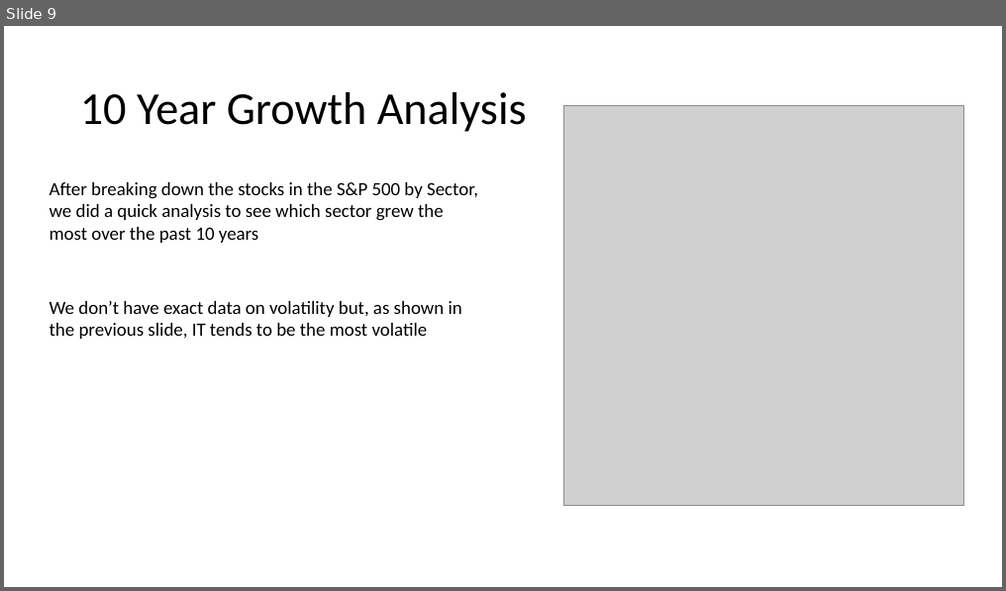
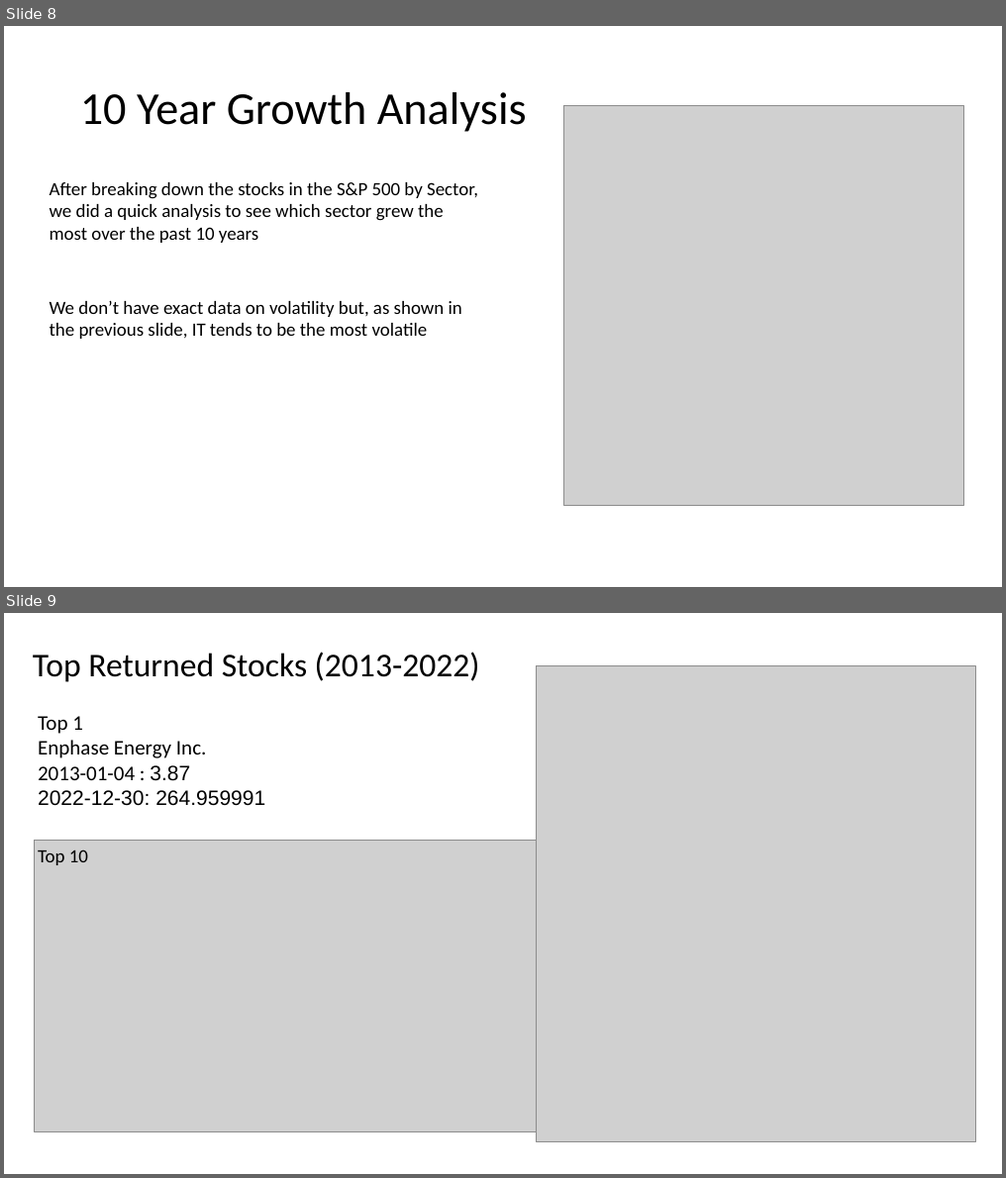
Before and after one commit to kennysiegler/first-project, a slide deck: Presentation1.pptx. Shown one above the other, each under a label of ours: slide 9 before the commit, slides 8 and 9 after it. The pictures are 1006x591 and 1006x1178 pixels, drawn with LibreOffice and Linux fonts; fonts in the diff are those of the drawing; grey boxes stand for pictures. Boxes give left, top, right and bottom in pixels: in the first picture for what was removed or moved away, otherwise in the second. Text is boxed around its words. In the diff, an @@ line names an element or a change of style, - is before the commit and + after.

```diff
--- a/Presentation1.pptx
+++ b/Presentation1.pptx
@@ slide 9 added at <box>4,613,1002,1174</box>, background #FFFFFF @@
@@ title added at <box>33,652,480,682</box>, 32 pt, text #000000 @@
+Top Returned Stocks (2013-2022)
@@ picture added at <box>537,666,976,1143</box> @@
@@ text added at <box>38,716,265,806</box>, 20 pt, text #000000 @@
+Top 1
+Enphase Energy Inc.
+2013-01-04 : 3.87
+2022-12-30: 264.959991
@@ picture added at <box>34,841,537,1133</box> @@
@@ text added at <box>38,850,88,865</box>, 18 pt, text #000000 @@
+Top 10
@@ what was slide 9 is now slide 8 @@
```
Also in this commit, not shown: 5 slides changed, 2 other slides added.
